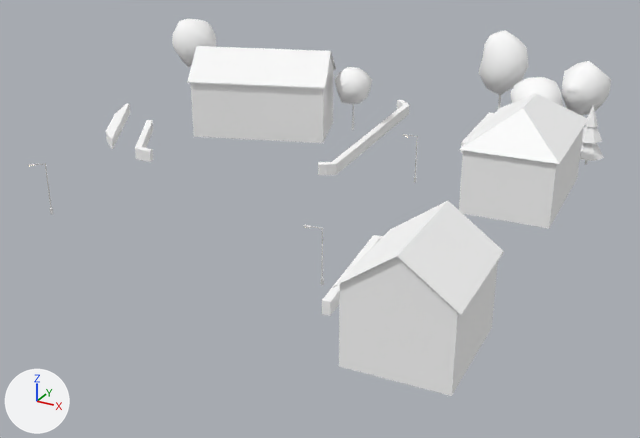
An edit to the glTF model cities/arlov-borggatan/pack/tiles/c2_-1.glb, drawn before and after from the same camera.
The view is the same before and after, from a 50 mm camera at (201.1, -117.2, 43.7) aimed at (155.3, -34.0, 2.1). Arrows for +X, +Y and +Z are at lower left; the lights stay in place. The picture after the commit comes second. Where no turn or scale is listed for an object, it has been applied to the vertices. Vertices at exactly the same position are counted once.

Objects in the first picture: 'SM_Building_w1192978012', 'SM_Building_w208664695', 'SM_Building_w208664721', 'SM_Street_Furniture_2_-1', 'SM_Trees_2_-1', 'SM_Wall_Hedge_2_-1'.
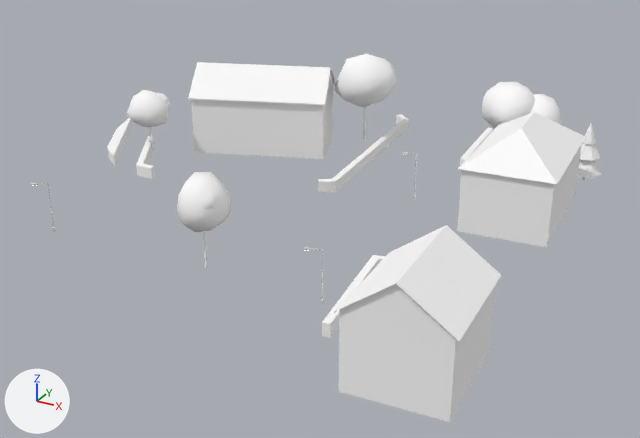
Changed parts and their boxes [x1, y1, x2, y2] in the pictures (640 x 438 px; the box of a moved part takes in the faces that stretch with it):
'SM_Building_w208664695', moved: before [187, 46, 504, 396]; after [188, 62, 576, 422]
'SM_Trees_2_-1', reshaped, moved, rescaled (8% wider, 46% taller): before [172, 18, 611, 164]; after [127, 54, 601, 268]
'SM_Building_w1192978012', moved: before [459, 93, 588, 226]; after [458, 112, 586, 245]
'SM_Building_w208664721', reshaped, moved, rescaled (63% narrower, 52% shorter): before [190, 57, 578, 229]; after [191, 73, 333, 155]
'SM_Wall_Hedge_2_-1', moved: before [106, 100, 494, 316]; after [107, 114, 494, 338]
'SM_Street_Furniture_2_-1', moved: before [28, 134, 418, 285]; after [31, 152, 417, 306]
part 1 of me_sm_building_w208664721, moved or reshaped: before [190, 57, 334, 129]; after [191, 73, 333, 155]
part 2 of me_sm_trees_2__1, moved or reshaped: before [352, 104, 354, 130]; after [150, 127, 153, 152]
part 3 of me_sm_trees_2__1, moved or reshaped (mostly hidden before): before [498, 95, 501, 109]; after [363, 107, 366, 142]
part 4 of me_sm_trees_2__1, moved or reshaped (not visible before): after [203, 231, 208, 268]
part 5 of me_sm_trees_2__1, moved or reshaped: before [511, 77, 563, 106]; after [529, 94, 561, 124]
part 6 of me_sm_trees_2__1, moved or reshaped: before [580, 142, 603, 161]; after [578, 159, 601, 178]
part 7 of me_sm_trees_2__1, moved or reshaped: before [582, 126, 602, 144]; after [580, 143, 600, 161]
part 8 of me_sm_trees_2__1, moved or reshaped: before [584, 105, 598, 127]; after [583, 123, 596, 145]
part 9 of me_sm_trees_2__1, deleted: before [172, 18, 611, 115]
part 10 of me_sm_trees_2__1, added: after [127, 90, 170, 127]
part 11 of me_sm_trees_2__1, added: after [334, 54, 397, 107]
part 12 of me_sm_trees_2__1, added: after [482, 82, 535, 128]
part 13 of me_sm_trees_2__1, added: after [177, 172, 231, 232]

Edits to the bpy script that builds the scene:
```text
Change me_sm_building_w208664721:
    used by ob_sm_building_w208664721; location = (154.28, -20.43, 10.94); scale = (26.7, 26.7, 26.7)
    remove me_sm_building_w208664721.from_pydata(...)  # 28 vertices, 26 faces; spans x -1.0..1.0, y -0.39..0.39, z -0.22..0.22
    add me_sm_building_w208664721.from_pydata(...)  # 12 vertices, 10 faces; spans x -1.0..1.0, y -0.74..0.74, z -0.54..0.54
    me_sm_building_w208664721 part 1: the loose piece of 12 vertices spanning x -1.0..-0.26, y -0.17..0.39, z -0.18..0.22 is scaled about its middle by 2.68, then moved by (0.63, -0.11, -0.02)
    other edits to the shape of me_sm_building_w208664721 do not show in these pictures
    remove me_sm_building_w208664721.materials.append(mat_m_concrete)  # white #ffffff
Change me_sm_trees_2__1:
    used by ob_sm_trees_2__1; location = (150.79, -8.33, 12.65); scale = (31.1, 31.1, 31.1)
    remove me_sm_trees_2__1.from_pydata(...)  # 726 vertices, 1293 faces; spans x -1.0..1.0, y -0.24..0.24, z -0.23..0.23
    add me_sm_trees_2__1.from_pydata(...)  # 726 vertices, 1293 faces; spans x -1.0..1.0, y -0.86..0.86, z -0.22..0.22
    me_sm_trees_2__1 part 2: the loose piece of 12 vertices spanning x -0.07..-0.06, y -0.14..-0.13, z -0.22..-0.1 is moved by (-0.83, 0.17, 0.03)
    me_sm_trees_2__1 part 3: the loose piece of 12 vertices spanning x 0.5..0.51, y 0.13..0.14, z -0.22..-0.03 is moved by (-0.62, 0.55, 0.01)
    me_sm_trees_2__1 part 4: the loose piece of 12 vertices spanning x 0.7..0.71, y 0.0..0.01, z -0.23..-0.1 is moved by (-0.72, -0.76, 0.01)
    me_sm_trees_2__1 part 5: the loose piece of 42 vertices spanning x 0.59..0.81, y -0.1..0.1, z -0.11..0.09 is moved by (-0.02, 0.75, 0.03)
    me_sm_trees_2__1 part 6: the loose piece of 8 vertices spanning x 0.87..1.0, y -0.11..0.02, z -0.2..-0.09 is moved by (0.0, 0.75, 0.02)
    me_sm_trees_2__1 part 7: the loose piece of 8 vertices spanning x 0.89..0.99, y -0.09..0.01, z -0.13..-0.03 is moved by (0.0, 0.75, 0.02)
    me_sm_trees_2__1 part 8: the loose piece of 8 vertices spanning x 0.91..0.96, y -0.07..-0.01, z -0.07..0.02 is moved by (0.0, 0.75, 0.02)
    me_sm_trees_2__1 part 9: 12 loose pieces with 504 vertices, spanning x -1.0..0.96, y -0.24..0.24, z -0.1..0.23, are deleted
    me_sm_trees_2__1 part 10: 126 vertices added at x -1.0..-0.79, y -0.05..0.15, z -0.07..0.1
    me_sm_trees_2__1 part 11: 126 vertices added at x -0.25..0.04, y 0.55..0.83, z -0.03..0.22
    me_sm_trees_2__1 part 12: 126 vertices added at x 0.45..0.7, y 0.58..0.83, z -0.06..0.16
    me_sm_trees_2__1 part 13: 126 vertices added at x -0.11..0.08, y -0.86..-0.66, z -0.08..0.11
    other edits to the shape of me_sm_trees_2__1 do not show in these pictures
Change ob_sm_building_w208664695:
    ob_sm_building_w208664695.location: (155.25, -37.12, 10.94) -> (155.25, -37.12, 8.65)
Change ob_sm_building_w208664721:
    ob_sm_building_w208664721.location: (154.28, -20.43, 10.94) -> (137.53, -17.45, 9.3)
    ob_sm_building_w208664721.scale: (26.7, 26.7, 26.7) -> (9.94, 9.94, 9.94)
Change ob_sm_building_w1192978012:
    ob_sm_building_w1192978012.location: (175.47, -22.32, 10.71) -> (175.47, -22.32, 8.5)
Change ob_sm_street_furniture_2__1:
    ob_sm_street_furniture_2__1.location: (148.91, -40.15, 8.33) -> (148.91, -40.15, 6.12)
Change ob_sm_trees_2__1:
    ob_sm_trees_2__1.location: (150.79, -8.33, 12.65) -> (152.89, -30.13, 9.62)
    ob_sm_trees_2__1.scale: (31.1, 31.1, 31.1) -> (29.0, 29.0, 29.0)
Change ob_sm_wall_hedge_2__1:
    ob_sm_wall_hedge_2__1.location: (143.67, -28.66, 6.53) -> (143.67, -28.66, 4.31)
```
